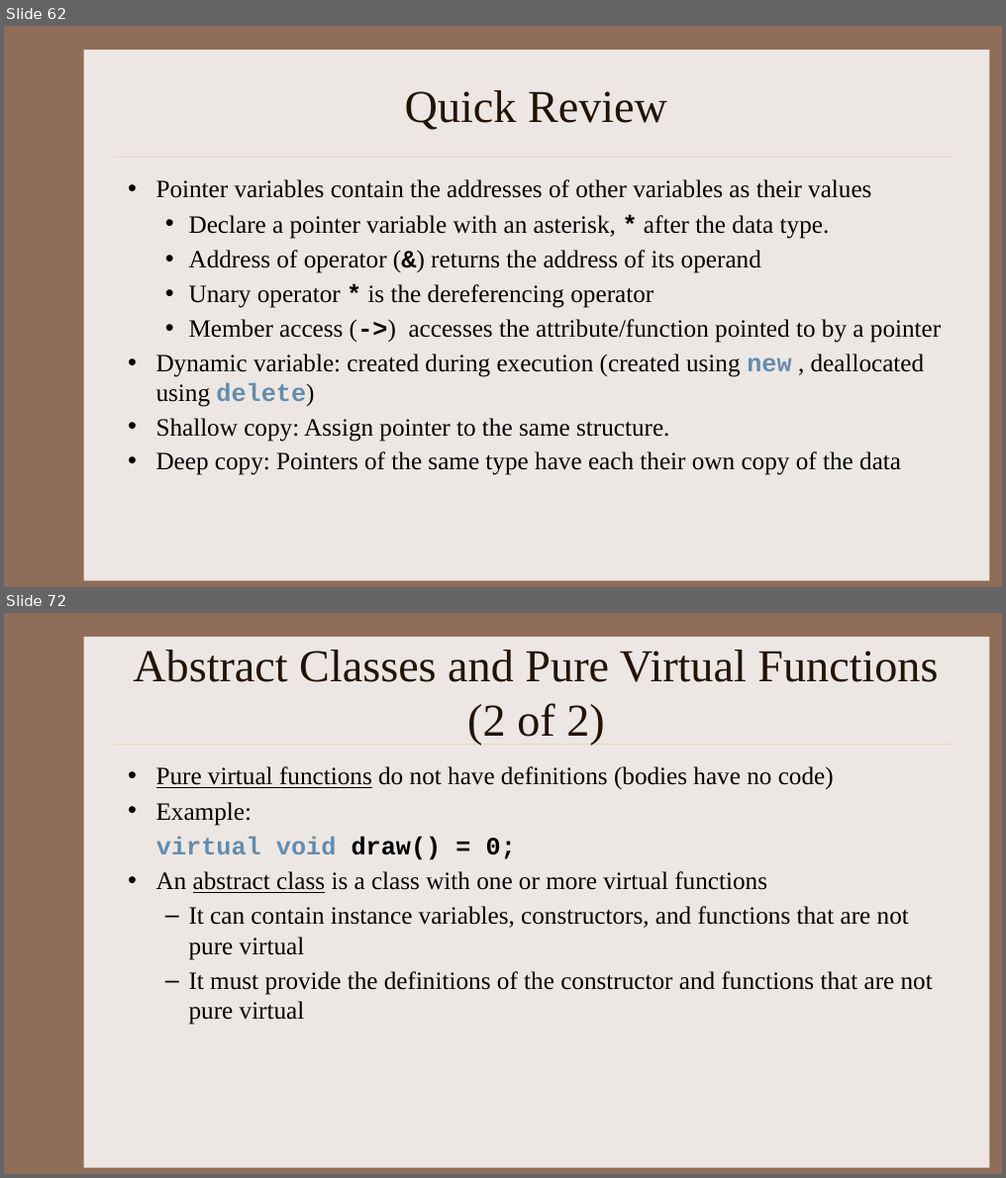
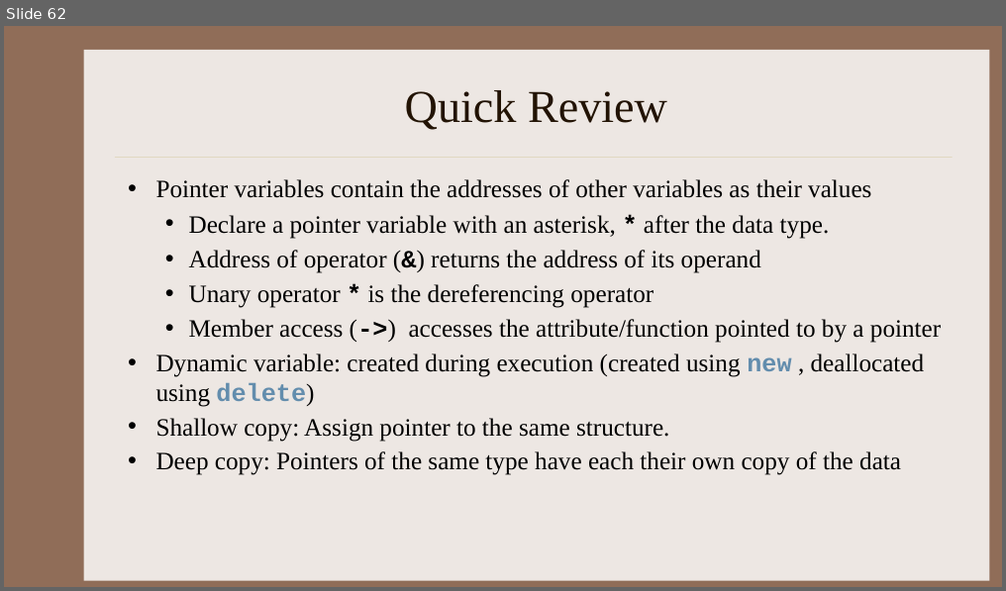
Before and after one commit to kapsitis/rbs-datastructures, a slide deck: slides/DS_Week02_02_Classes.pptx. Shown one above the other, each under a label of ours: slides 62 and 72 before the commit, slide 62 after it; the slides between them are not shown. The pictures are 1006x1178 and 1006x591 pixels, drawn with LibreOffice and Linux fonts; fonts in the diff are those of the drawing. Boxes give left, top, right and bottom in pixels: in the first picture for what was removed or moved away, otherwise in the second. Text is boxed around its words. In the diff, an @@ line names an element or a change of style, - is before the commit and + after.

```diff
--- a/slides/DS_Week02_02_Classes.pptx
+++ b/slides/DS_Week02_02_Classes.pptx
@@ slide 72 removed at <box>4,613,1002,1174</box>, background #906D58; not listed: 2 template elements that a slide beside it also shows @@
@@ title removed at <box>133,650,938,746</box> @@
-Abstract Classes and Pure Virtual Functions (2 of 2)
@@ text removed at <box>156,766,933,1025</box> @@
-• Pure virtual functions do not have definitions (bodies have no code)
-• Example:
-virtual void draw() = 0;
-• An abstract class is a class with one or more virtual functions
-  – It can contain instance variables, constructors, and functions that are not pure virtual
-  – It must provide the definitions of the constructor and functions that are not pure virtual
```
Also in this commit, not shown: 24 other slides removed, 53 other files.
